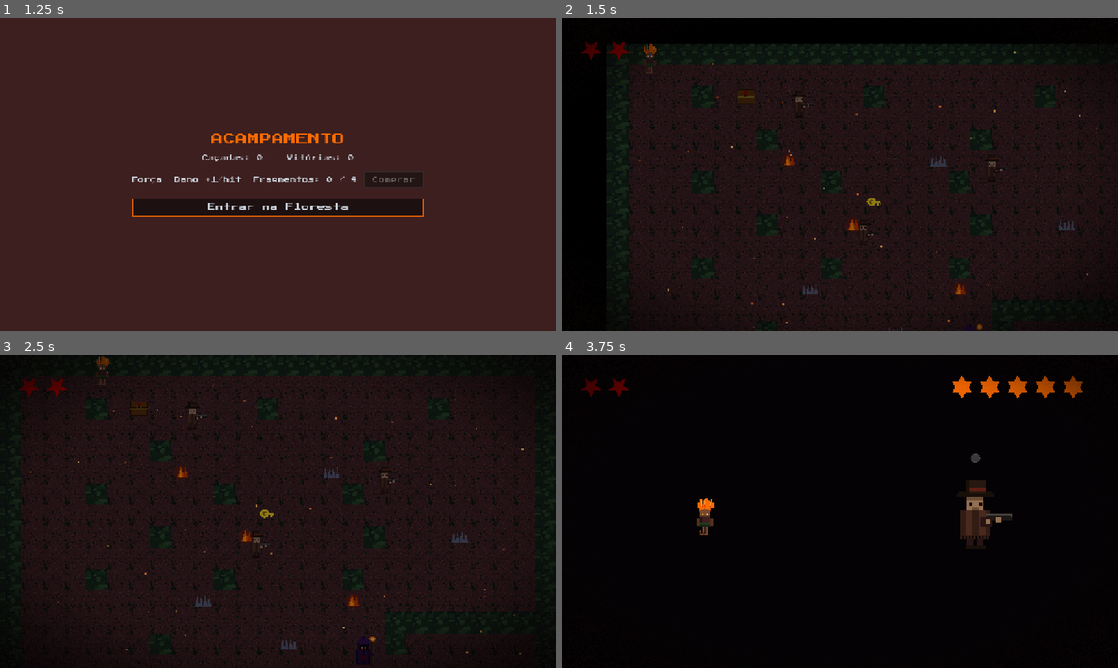
Above: before the commit, frames 1-4 (two rows, left to right).
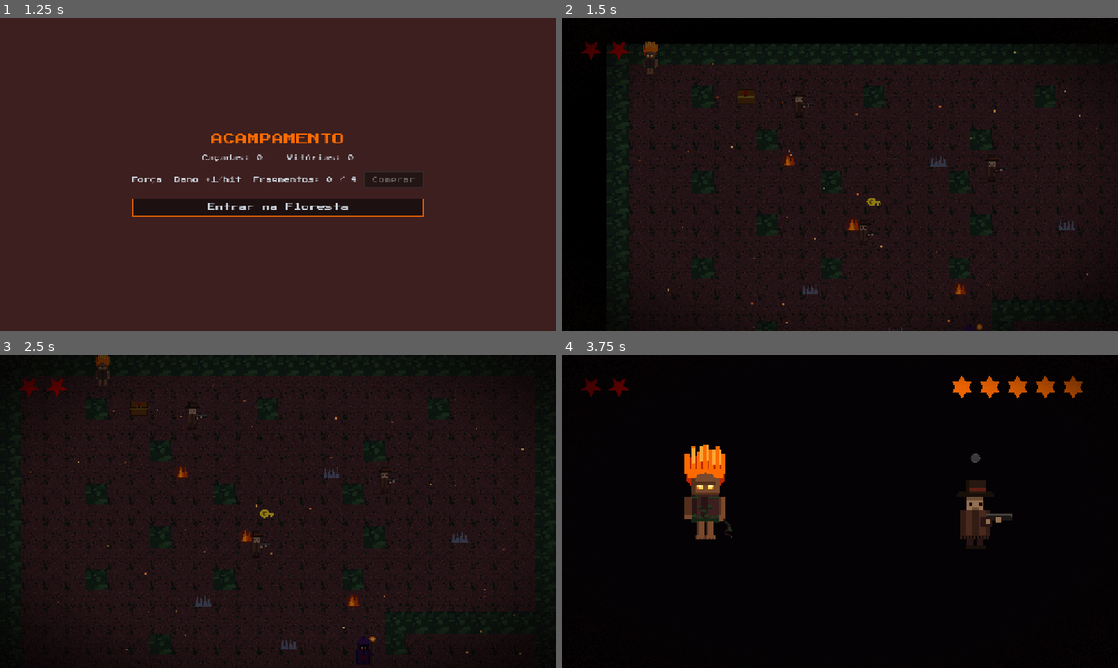
Above: after the commit, the same moments.

Repository: baltazarparra/darkgrid
Game: Godot game, scene res://scenes/ui/main_menu.tscn
The game is run twice, just before and just after one commit, with the same random seed, the same clock (stepped at 60 frames per second) and the same inputs.
Inputs (mouse positions are in pixels of both pictures, inside the frame that each line leads up to):
- Up to frame 1 (1.25 s): click "Iniciar" at 0.5 s
- Up to frame 2 (1.5 s): click "Entrar na Floresta" at 1.25 s
- Up to frame 3 (2.5 s): tap Enter (ui_accept) at 2, 2.27 s; move the mouse to (400, 495) at 2.02 s; hold Right (ui_right) from 2.03 s (still down); hold Shift from 2.03 s (still down); click (400, 495) at 2.17 s
- Up to frame 4 (3.75 s): release Right (ui_right) at 2.75 s; release Shift at 2.75 s; drag from (728, 527) to (812, 574) at 2.77 s; tap Enter (ui_accept) at 3.5 s; move the mouse to (895, 442) at 3.52 s; hold Right (ui_right) from 3.53 s (still down); tap Ctrl at 3.6 s

Frame 1 is identical in both runs. In frame 2, 0.1% of the frame differs, in the area x 14-18%, y 7-18%; in frame 3, less than 0.1%; in frame 4, 1.8%, in the area x 22-31%, y 28-59%.

Commit message:
feat: beta 3

Diff:
--- a/scenes/arena/caipora_combat.tscn
+++ b/scenes/arena/caipora_combat.tscn
@@ -12,7 +12,8 @@
 base_attack_damage = 1
 
 [node name="AnimatedSprite2D" type="AnimatedSprite2D" parent="."]
-offset = Vector2(0, -8)
+offset = Vector2(0, -20)
+scale = Vector2(1.8, 1.8)
 sprite_frames = ExtResource("2_frames")
 animation = &"idle"
 autoplay = "idle"
--- a/scenes/exploration/caipora.tscn
+++ b/scenes/exploration/caipora.tscn
@@ -10,7 +10,8 @@
 script = ExtResource("1_script")
 
 [node name="AnimatedSprite2D" type="AnimatedSprite2D" parent="."]
-offset = Vector2(0, -8)
+offset = Vector2(0, -12)
+scale = Vector2(0.8, 0.8)
 sprite_frames = ExtResource("2_frames")
 animation = &"idle"
 autoplay = "idle"
Binary file changed: assets/sprites/player_idle.png
Binary file changed: assets/sprites/player_walk_1.png
Binary file changed: assets/sprites/player_walk_2.png
Not shown, changed: PLAN.md
Not shown, changed: assets/AGENTS.md
Not shown, changed: export/index.html
Not shown, changed: export/index.pck
Not shown, changed: export/index.service.worker.js
Not shown, changed: scripts/tools/gen_chars.py
